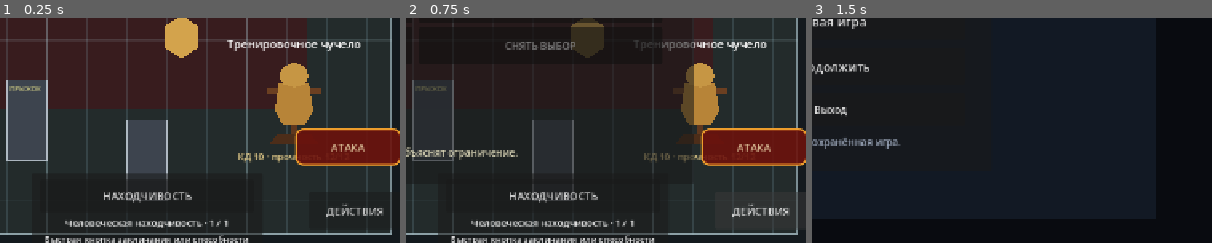
Above: before the commit, frames 1-3 (left to right).
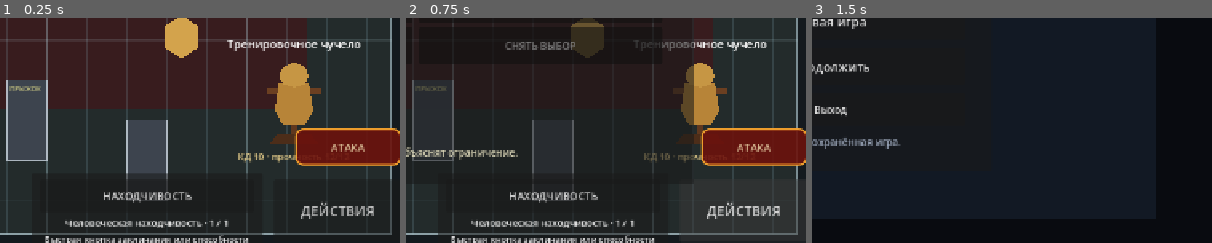
Above: after the commit, the same moments.

Repository: eretenkodaniil16-rgb/rpg-project
Game: Godot game, scene res://scenes/game/game.tscn
The game is run twice, just before and just after one commit, with the same random seed, the same clock (stepped at 60 frames per second) and the same inputs. This scene is started directly instead of the project's main scene.
Inputs:
- Up to frame 1 (0.25 s): no input
- Up to frame 2 (0.75 s): click "ДЕЙСТВИЯ" at 0.5 s
- Up to frame 3 (1.5 s): click "МЕНЮ" at 1.25 s
The pictures show only the part of the screen within x 48-98%, y 46-96%; the shares and areas given below are measured in that part.

The runs differ from the first frame. In frame 1, 1.0% of the frame differs, in the area x 68-98%, y 71-97%; in frame 2, 1.0%; in frame 3, nothing differs.

Commit message:
fix: keep mobile actions button stable across dialogue and combat

Diff:
--- a/scripts/ui/dialogue_visual_controller.gd
+++ b/scripts/ui/dialogue_visual_controller.gd
@@ -7,7 +7,6 @@
 var _portrait: DialoguePortrait
 var _bottom_panel: PanelContainer
 var _interact_button: Button
-var _game_world: Node
 var _last_target_id: int = -1
 
 
@@ -104,26 +103,15 @@
 	if _dialogue_ui == null:
 		return
 	_interact_button = _dialogue_ui.get_node_or_null("../MobileControls/InteractButton") as Button
-	_game_world = get_tree().get_first_node_in_group("game_world")
-	if _interact_button == null:
-		return
-	_interact_button.text = "ВЗАИМ."
-	_interact_button.offset_left = -176.0
-	_interact_button.offset_top = -112.0
-	_interact_button.offset_right = -28.0
-	_interact_button.offset_bottom = -52.0
-	_interact_button.add_theme_font_size_override("font_size", 17)
+	if _interact_button != null:
+		_interact_button.text = "ДЕЙСТВИЯ"
 
 
 func _update_context_button_visibility() -> void:
-	if _interact_button == null or not is_instance_valid(_interact_button):
-		return
-	if _game_world == null or not is_instance_valid(_game_world):
-		_game_world = get_tree().get_first_node_in_group("game_world")
-	var combat_active: bool = false
-	if _game_world != null and _game_world.has_method("is_turn_based_combat_active"):
-		combat_active = bool(_game_world.call("is_turn_based_combat_active"))
-	_interact_button.visible = not combat_active
+	# The persistent lower-right button belongs to MobileControls and ActionCatalogUI.
+	# Dialogue presentation must not rename, move or hide it.
+	if _interact_button != null and is_instance_valid(_interact_button):
+		_interact_button.text = "ДЕЙСТВИЯ"
 
 
 func get_portrait_for_testing() -> DialoguePortrait:
